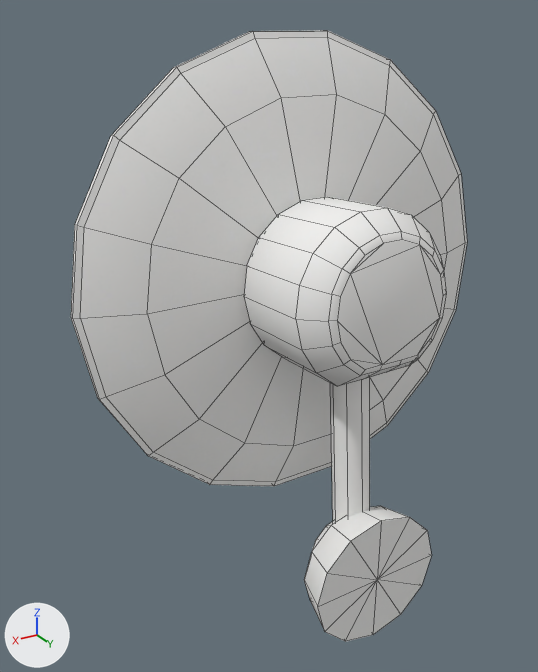
One commit to the OBJ model models/736506.obj: the scene before it, then after it.
Rendered twice from a camera (50 mm lens) standing at (15.5, 17.6, 20.3) and looking at (1.6, -5.5, 8.7). Arrows for +X, +Y and +Z are at lower left; the lights stay in place. Mesh edges are drawn as thin lines. Where no turn or scale is listed for an object, it has been applied to the vertices.

Names of what the first picture shows: '736506'.
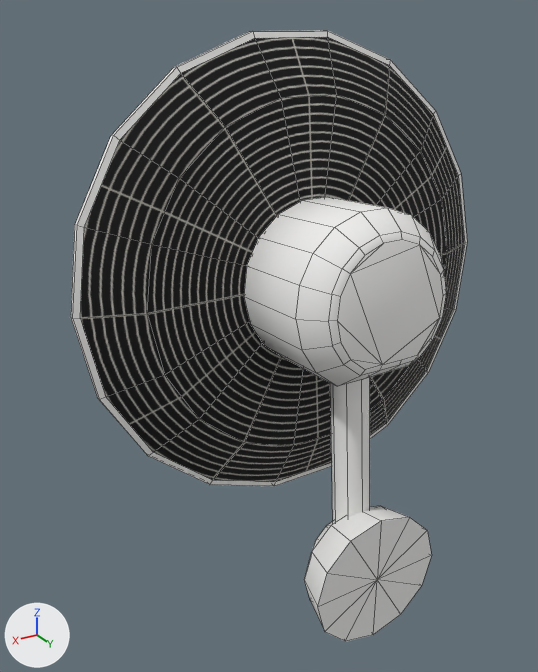
What changed in the scene script:
```text
Add img_sunroomc_fancage_white_png:
    img_sunroomc_fancage_white_png = load_image('SunRoomC_FanCage_White.png', '../textures/SunRoomC_FanCage_White.png', 500, 500, 'sRGB')
Change mat_09___default:
    mat_09___default.texture: img_sunroomc_whiteplastic_jpg -> img_sunroomc_fancage_white_png
```

Changed parts and their boxes [x1, y1, x2, y2] in the pictures (538 x 672 px):
'736506', surface changed
    both: [78, 34, 467, 511]
